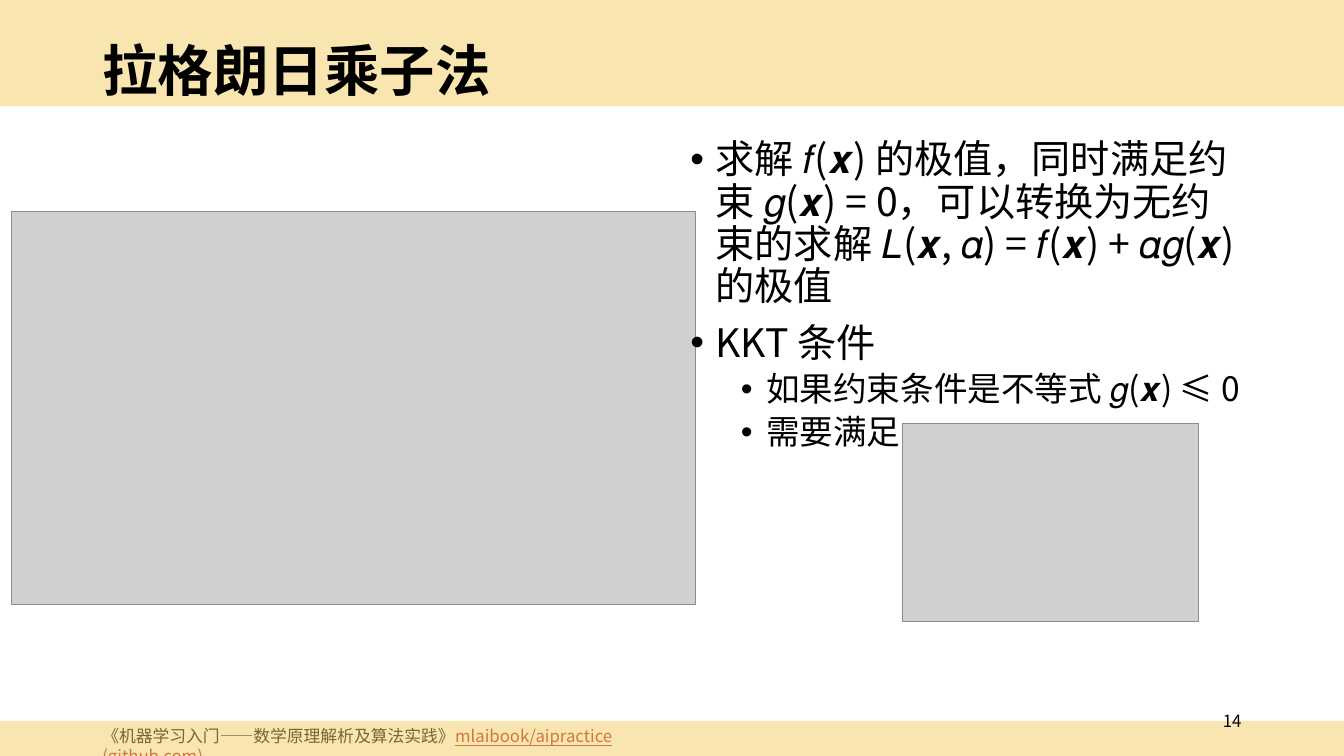
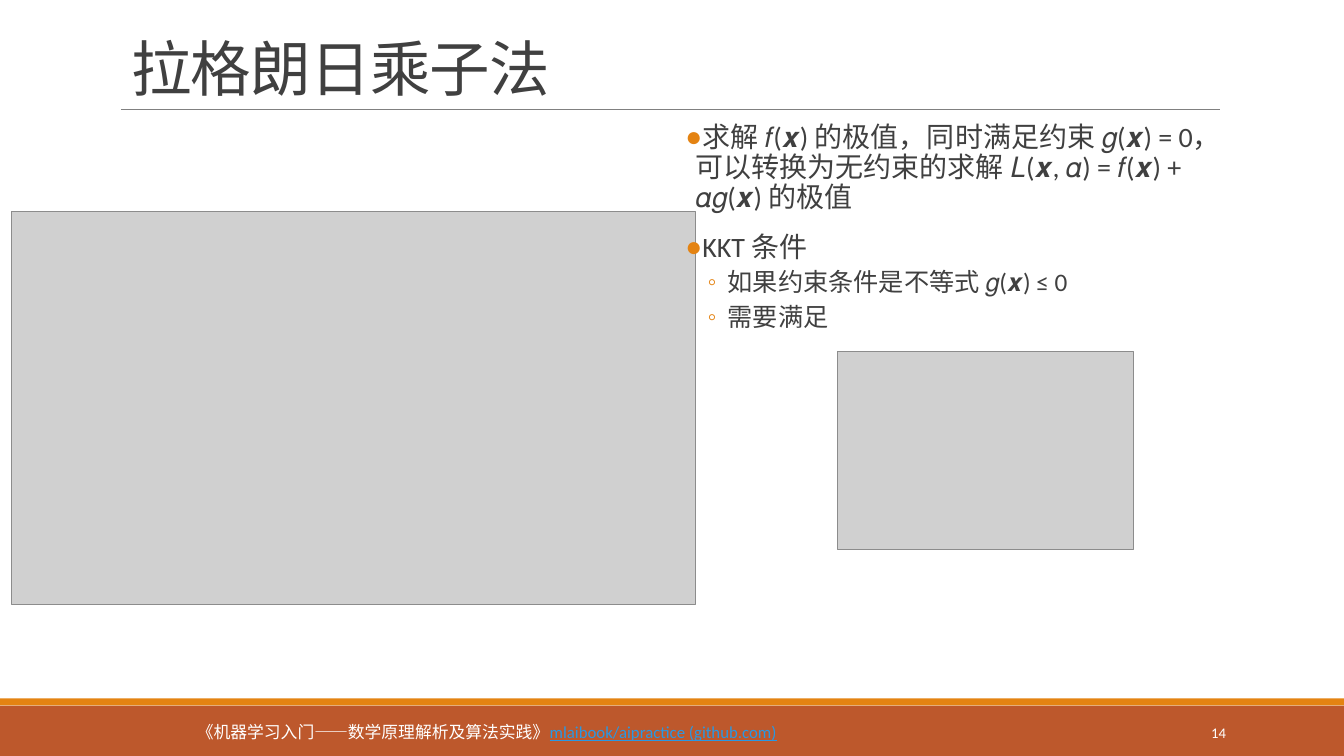
Before and after one commit to mlaibook/mlaibook.github.io, a slide deck: slide 14 of assets/slides/ch5-logistic.pptx. Drawn at 1344x756 pixels with LibreOffice and Linux fonts; fonts in the diff are those of the drawing; grey boxes stand for pictures. Boxes give left, top, right and bottom in pixels: in the first picture for what was removed or moved away, otherwise in the second. Text is boxed around its words. In the diff, an @@ line names an element or a change of style, - is before the commit and + after.

```diff
--- a/assets/slides/ch5-logistic.pptx
+++ b/assets/slides/ch5-logistic.pptx
@@ rectangle removed at box(0, 0, 1344, 106) @@
@@ title "拉格朗日乘子法": place and size @@
-title "拉格朗日乘子法" at box(102, 43, 490, 96)
+title "拉格朗日乘子法" at box(131, 40, 550, 96)
@@ title "拉格朗日乘子法" at box(131, 40, 550, 96): size 39.6 to 43.2 pt, font Arial to Calibri, text colour #000000 to #404040, letter spacing 0 to -0.5 pt, bold off; line spacing 0.9 to 0.85; vertical alignment middle to bottom @@
@@ line added from (121, 109) to (1220, 109), #808080 0.5 pt @@
@@ text "求解 𝑓(𝒙) 的极值，同时满足约束 𝑔(𝒙) = ...": place and size @@
-text "求解 𝑓(𝒙) 的极值，同时满足约束 𝑔(𝒙) = ..." at box(716, 140, 1240, 447)
+text "求解 𝑓(𝒙) 的极值，同时满足约束 𝑔(𝒙) = ..." at box(696, 123, 1193, 328)
@@ text "求解 𝑓(𝒙) 的极值，同时满足约束 𝑔(𝒙) = ..." at box(696, 123, 1193, 328): size 28 to 20 pt in "求解 𝑓(𝒙) 的极值，同时满足约束 𝑔(𝒙) = 0，可以转换为无约束的求解 𝐿(𝒙, ...", "KKT 条件"; font Noto Sans CJK SC to Calibri, text colour #000000 to #404040; size 24 to 18 pt in "如果约束条件是不等式 𝑔(𝒙) ≤ 0", "需要满足"; bullet • to ●; more space between paragraphs; bullet • to ◦ @@
@@ picture: place and size @@
-picture at box(902, 423, 1199, 621)
+picture at box(838, 352, 1134, 549)
@@ rectangle: place and size @@
-rectangle at box(0, 721, 1344, 756)
+rectangle at box(0, 706, 1344, 756)
@@ rectangle at box(0, 706, 1344, 756): fill #F3CD60 at 50% opacity to #BD582C @@
@@ rectangle added at box(0, 699, 1344, 706), fill #E48312 @@
@@ text "《机器学习入门——数学原理解析及算法实践》mlaibook/aipractice (github.com)": place and size @@
-text "《机器学习入门——数学原理解析及算法实践》mlaibook/aipractice (github.com)" at box(102, 728, 612, 746)
+text "《机器学习入门——数学原理解析及算法实践》mlaibook/aipractice (github.com)" at box(197, 724, 776, 741)
@@ text "《机器学习入门——数学原理解析及算法实践》mlaibook/aipractice (github.com)" at box(197, 724, 776, 741): font Noto Sans CJK SC to Calibri; text colour #000000 to #FFFFFF in "《机器学习入门——数学原理解析及算法实践》mlaibook/aipractice"; text colour #AD1F1F to #2998E3 in "《机器学习入门——数学原理解析及算法实践》mlaibook/aipractice (github.com)" @@
@@ page number: place and size @@
-page number at box(1223, 710, 1242, 727)
+page number at box(1211, 728, 1226, 738)
@@ page number at box(1211, 728, 1226, 738): size 12 to 10.5 pt, font Noto Sans CJK SC to Calibri, text colour #000000 to #FFFFFF @@
```
Also in this commit, not shown: 16 other slides changed, 5 other files.
